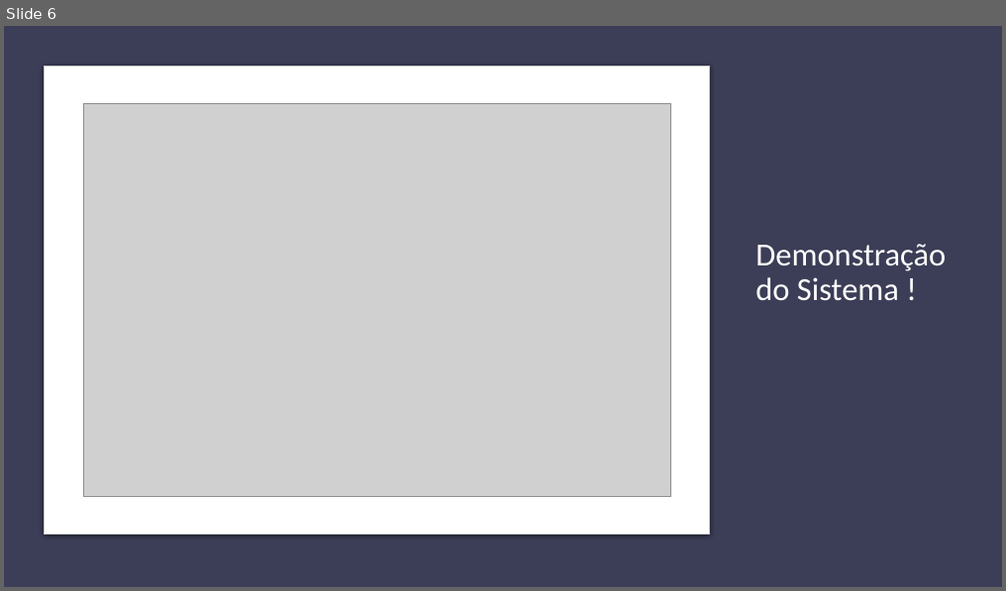
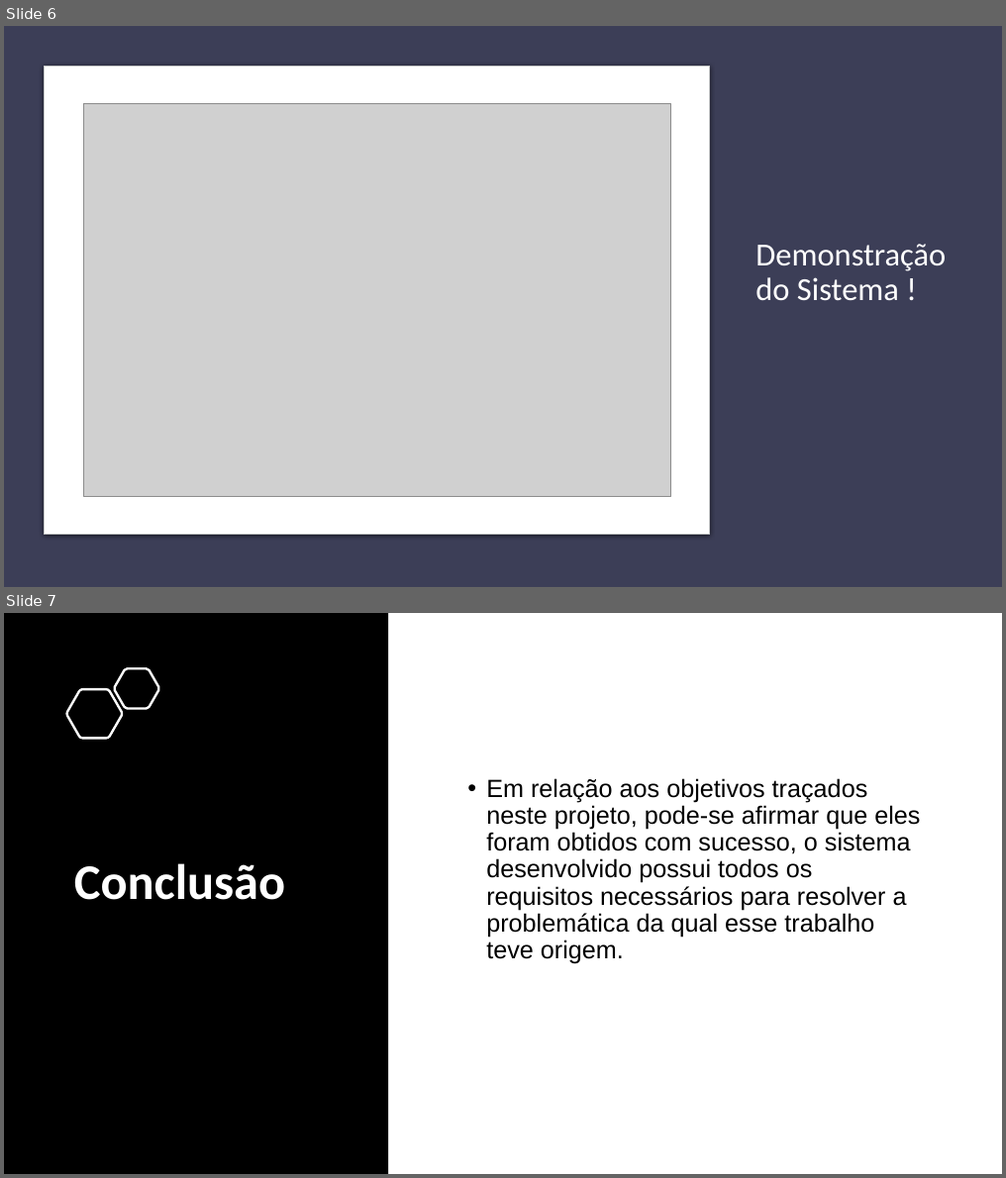
Before and after one commit to deivid-afonso/helpedesk7new, a slide deck: Documentacao/apresentacao tcc.pptx. Shown one above the other, each under a label of ours: slide 6 before the commit, slides 6 and 7 after it. The pictures are 1006x591 and 1006x1178 pixels, drawn with LibreOffice and Linux fonts; fonts in the diff are those of the drawing; grey boxes stand for pictures. Boxes give left, top, right and bottom in pixels: in the first picture for what was removed or moved away, otherwise in the second. Text is boxed around its words. In the diff, an @@ line names an element or a change of style, - is before the commit and + after.

```diff
--- a/Documentacao/apresentacao tcc.pptx
+++ b/Documentacao/apresentacao tcc.pptx
@@ slide 7 added at (4, 613, 1002, 1174), background #FFFFFF @@
@@ rectangle added at (4, 613, 388, 1174), fill #000000 @@
@@ freeform shape added at (114, 669, 159, 709), outline #FFFFFF 2.25 pt @@
@@ freeform shape added at (67, 689, 122, 738), outline #FFFFFF 2.25 pt @@
@@ text added at (486, 778, 920, 964), 24 pt, text #000000 @@
+• Em relação aos objetivos traçados neste projeto, pode-se afirmar que eles foram obtidos com sucesso, o sistema desenvolvido possui todos os requisitos necessários para resolver a problemática da qual esse trabalho teve origem.
@@ title added at (74, 863, 285, 900), 48 pt, text #FFFFFF, bold @@
+Conclusão
```
Also in this commit, not shown: 2 slides changed, 3 other slides added, 2 slides removed, 6 other files.
